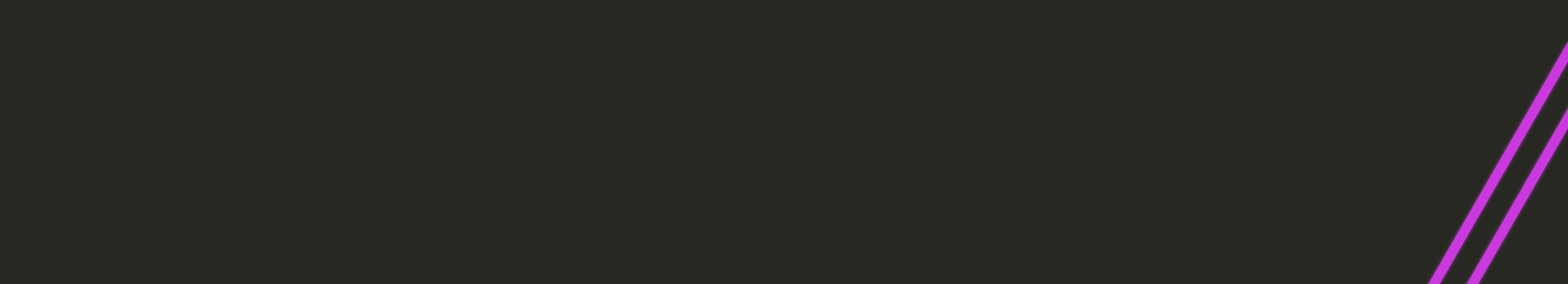
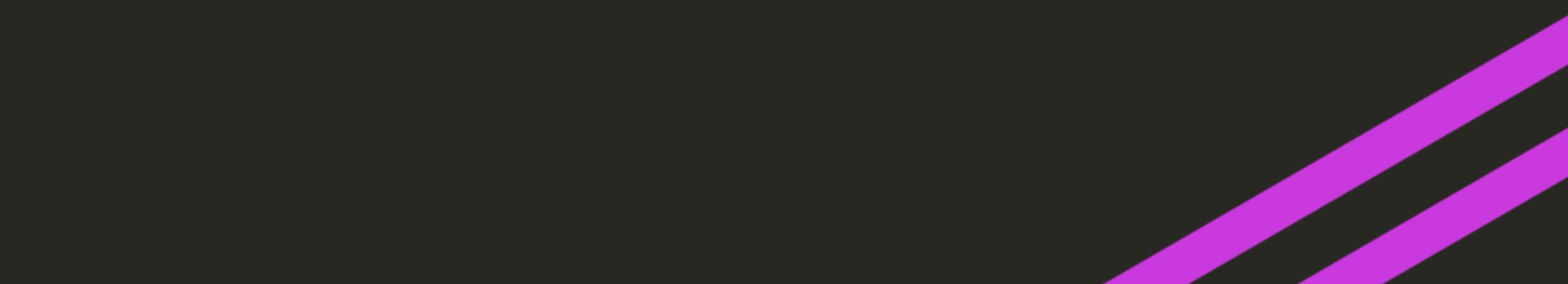
Layered file, before and after one edit (1568 x 284). Changes by layer:
removed layer "Layer copy" over [1428, 41, 1568, 284]
removed layer "Layer" over [1426, 40, 1568, 284]
added layer "Layer #2" above "Layer #1" over [1100, 13, 1568, 284]
